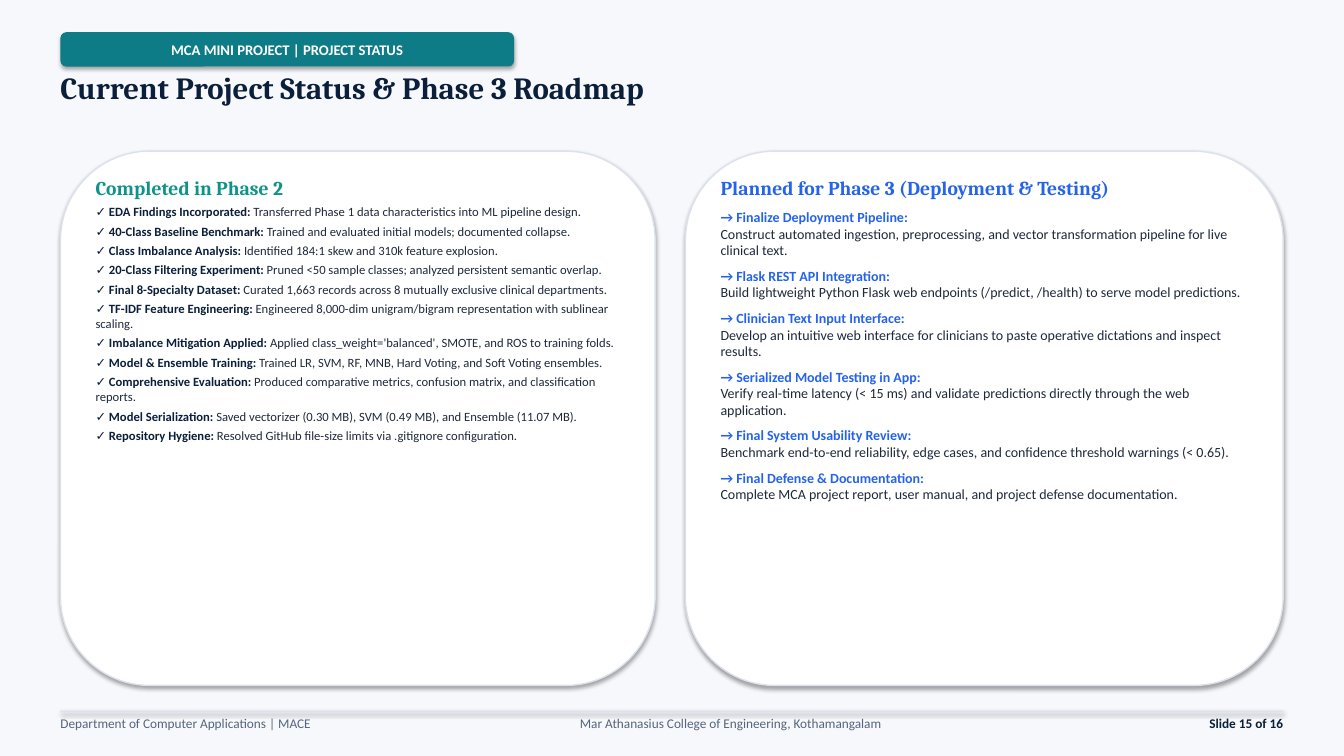
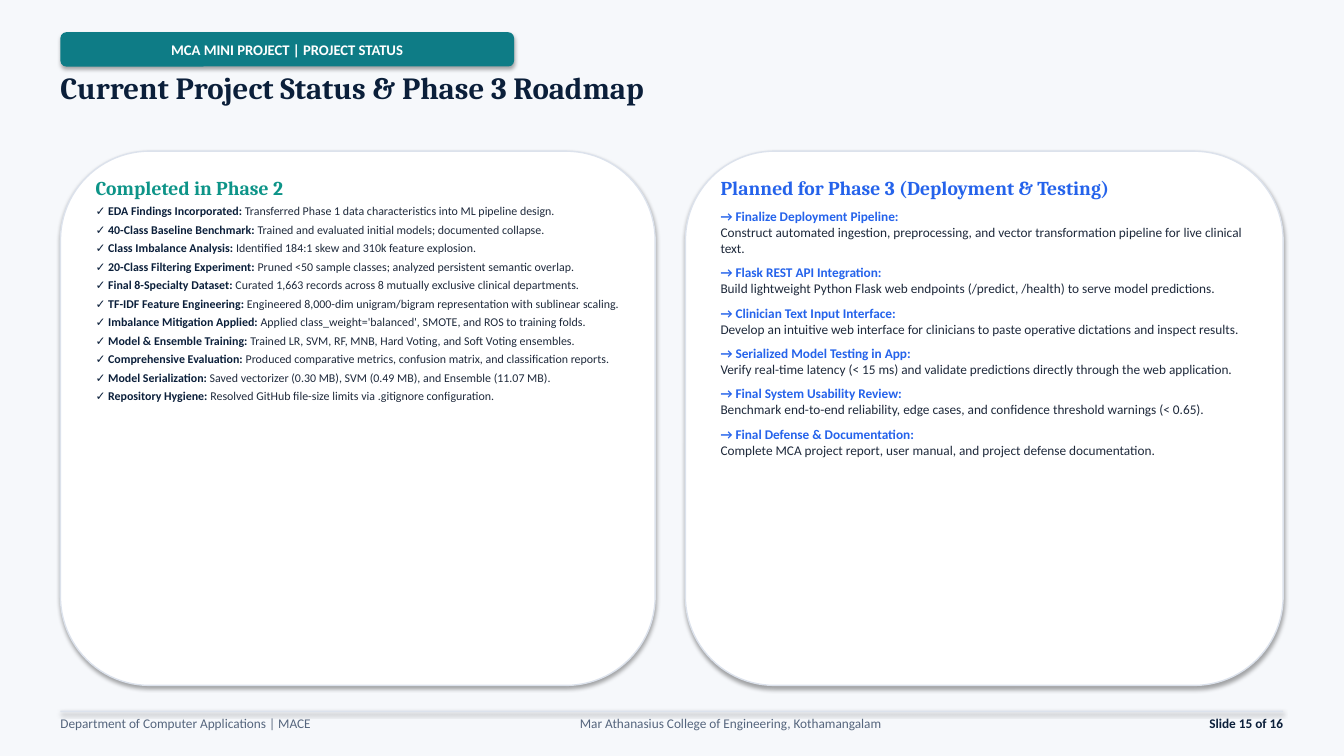
Before and after one commit to JiphinGeorge/Mini-Project-S3-MCA, a slide deck: slide 15 of model training project/2nd Presentation 30-9-2026/Medical_Specialty_Classification_Interim_Presentation_2.pptx. Drawn at 1344x756 pixels with LibreOffice and Linux fonts; fonts in the diff are those of the drawing. Boxes give left, top, right and bottom in pixels: in the first picture for what was removed or moved away, otherwise in the second. Text is boxed around its words. In the diff, an @@ line names an element or a change of style, - is before the commit and + after.

Commit message:
refactor: update presentation layout geometry and text styling to prevent overlap

```diff
--- a/model training project/2nd Presentation 30-9-2026/Medical_Specialty_Classification_Interim_Presentation_2.pptx
+++ b/model training project/2nd Presentation 30-9-2026/Medical_Specialty_Classification_Interim_Presentation_2.pptx
@@ text at [108, 206, 619, 402]: size 9 to 8.5 pt @@
@@ text at [721, 211, 1242, 458]: size 10 to 9.5 pt @@
```
Also in this commit, not shown: 10 other slides changed, 3 other files.
